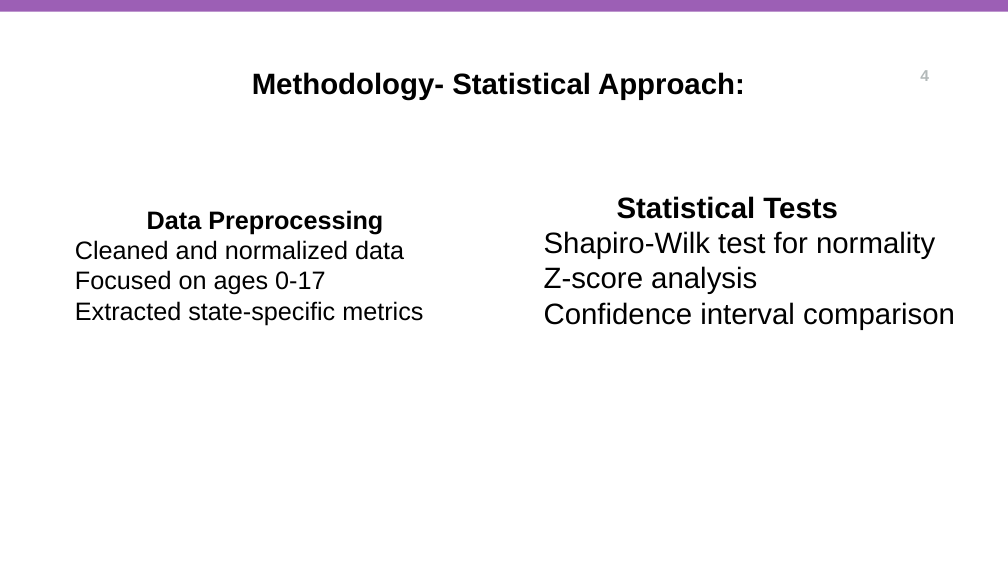
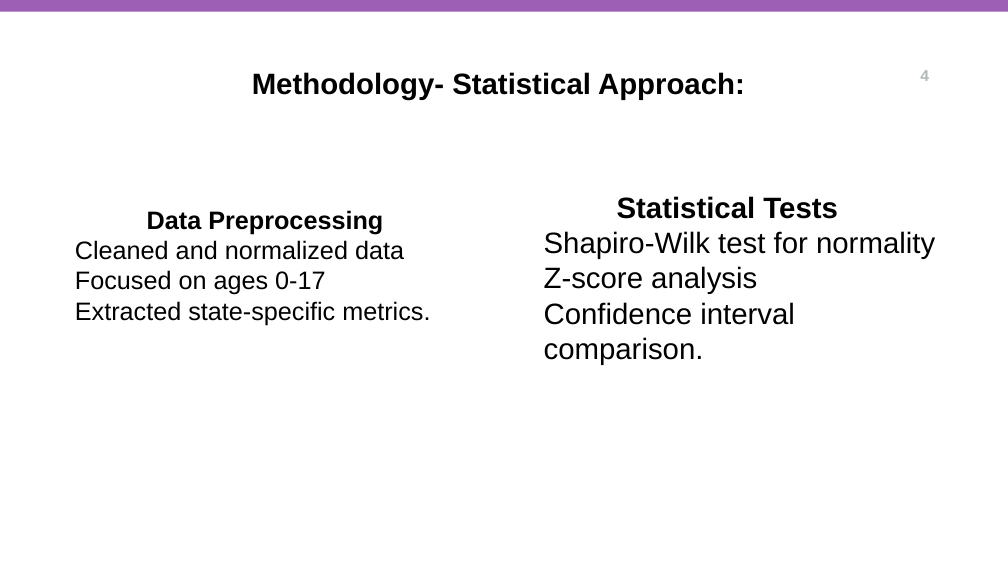
Before and after one commit to Sai91004/US-Public-Food-Assistance-1-A81-, a slide deck: slide 4 of team A081.pptx. Drawn at 1008x567 pixels with LibreOffice and Linux fonts; fonts in the diff are those of the drawing; background and template pictures are left out. Boxes give left, top, right and bottom in pixels: in the first picture for what was removed or moved away, otherwise in the second. Text is boxed around its words. In the diff, an @@ line names an element or a change of style, - is before the commit and + after.

Commit message:
Data Prepocessing
Cleaned and normalized data
Focused on ages 0-17
Extracted state-specific metrics.

```diff
--- a/team A081.pptx
+++ b/team A081.pptx
@@ text at [75,301,430,325]: text changed @@
-  Extracted state-specific metrics
+  Extracted state-specific metrics.
@@ text at [544,302,795,365]: text changed @@
-  Confidence interval comparison
+  Confidence interval comparison.
```
